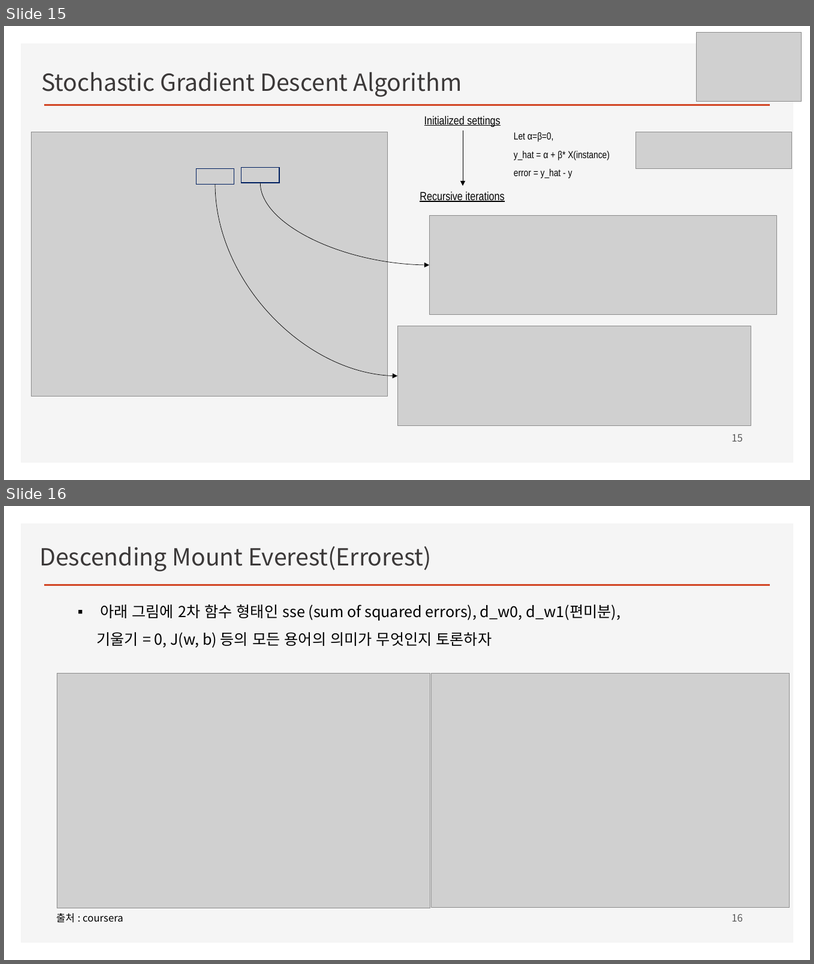
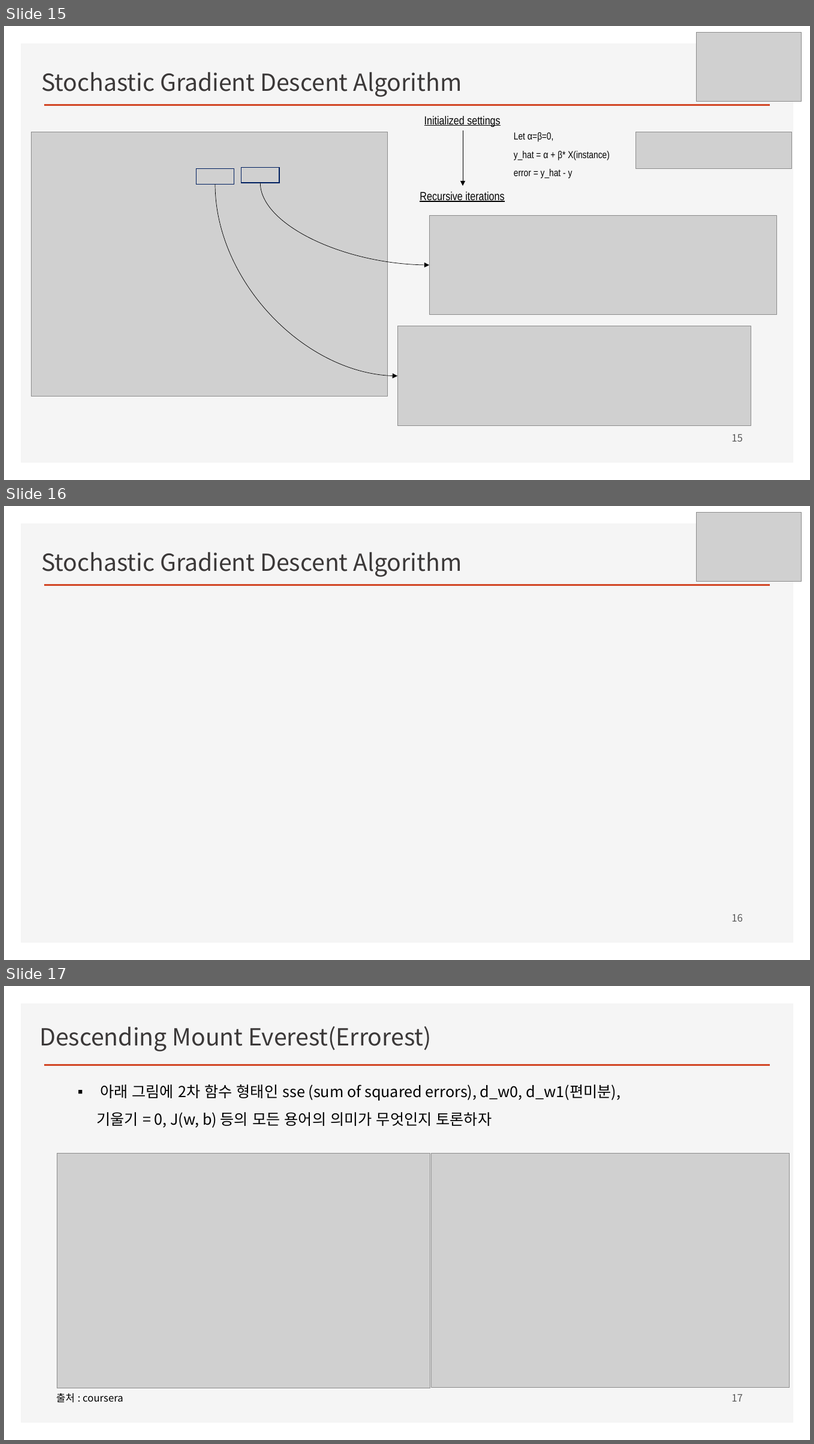
Before and after one commit to ancestor9/mathematics-for-machine-learning, a slide deck: w4_Perceptron_Regression.pptx. Shown one above the other, each under a label of ours: slides 15 and 16 before the commit, slides 15, 16 and 17 after it. The pictures are 814x964 and 814x1444 pixels, drawn with LibreOffice and Linux fonts; fonts in the diff are those of the drawing; grey boxes stand for pictures; background and template pictures are left out. Boxes give left, top, right and bottom in pixels: in the first picture for what was removed or moved away, otherwise in the second. Text is boxed around its words. In the diff, an @@ line names an element or a change of style, - is before the commit and + after.

```diff
--- a/w4_Perceptron_Regression.pptx
+++ b/w4_Perceptron_Regression.pptx
@@ slide 16 added at box(4, 506, 810, 960), background #FFFFFF; not listed: 2 template elements that a slide beside it also shows @@
@@ picture added at box(697, 512, 802, 582) @@
@@ text added at box(41, 552, 462, 577), 28 pt, text #3B3838 @@
+Stochastic Gradient Descent Algorithm
@@ page number added at box(732, 913, 743, 921), 12 pt, text #595959 @@
+16
@@ what was slide 16 is now slide 17 @@
@@ page number at box(732, 1393, 743, 1401): text changed @@
-16
+17
```
Also in this commit, not shown: 2 slides changed, 7 other slides added.
